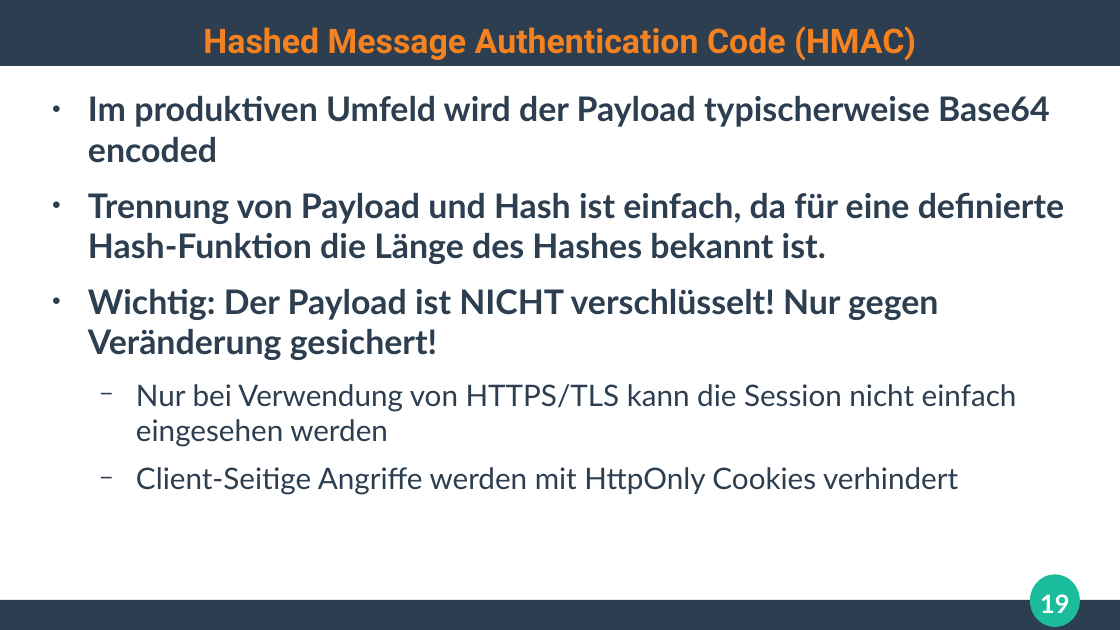
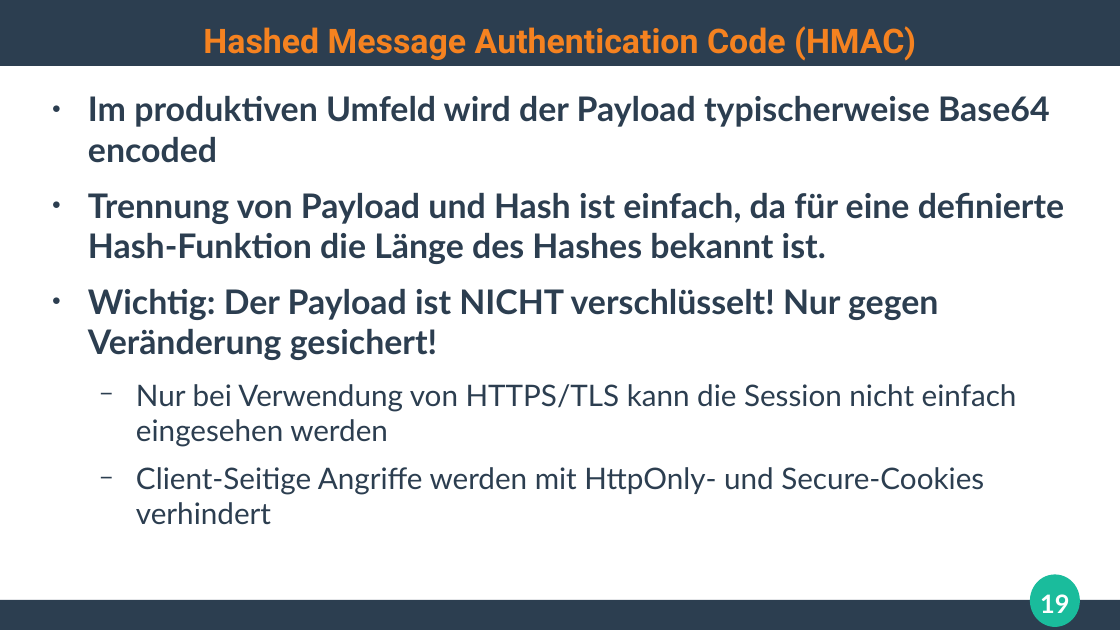
Before and after one commit to ghandmann/HS-AlbSig-WebAnwendungen2, a slide deck: slide 19 of Kapitel/07_Authentication.odp. Drawn at 1120x630 pixels with LibreOffice and Linux fonts; fonts in the diff are those of the drawing. Boxes give left, top, right and bottom in pixels: in the first picture for what was removed or moved away, otherwise in the second. Text is boxed around its words. In the diff, an @@ line names an element or a change of style, - is before the commit and + after.

```diff
--- a/Kapitel/07_Authentication.odp
+++ b/Kapitel/07_Authentication.odp
@@ text at (136, 467, 984, 524): text changed @@
-  − Client-Seitige Angriffe werden mit HttpOnly Cookies verhindert
+  − Client-Seitige Angriffe werden mit HttpOnly- und Secure-Cookies verhindert
```
Also in this commit, not shown: 1 other slide changed, 1 other file.
